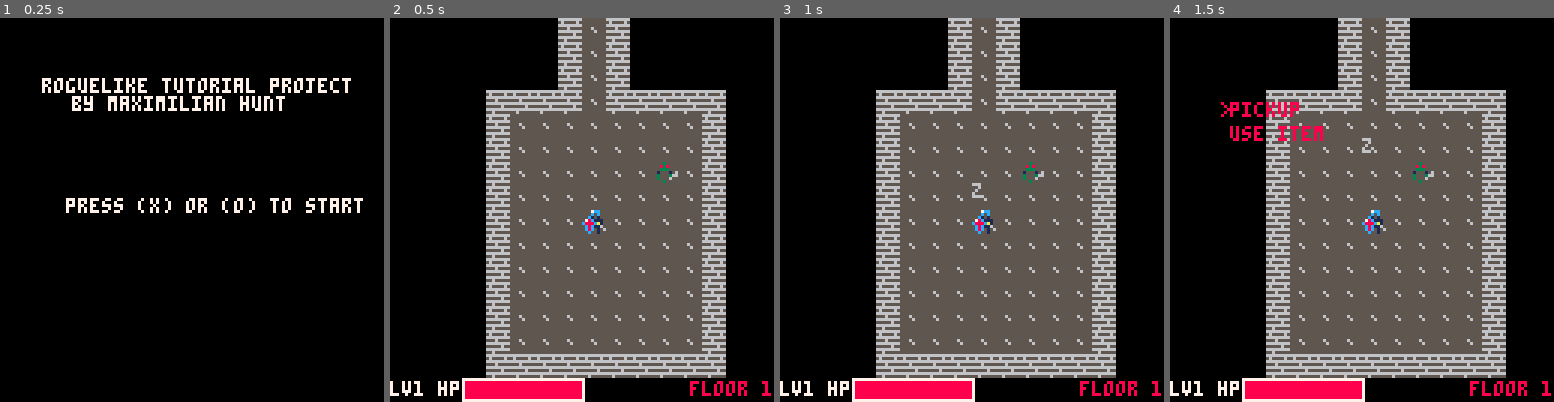
Above: before the commit, frames 1-4 (left to right).
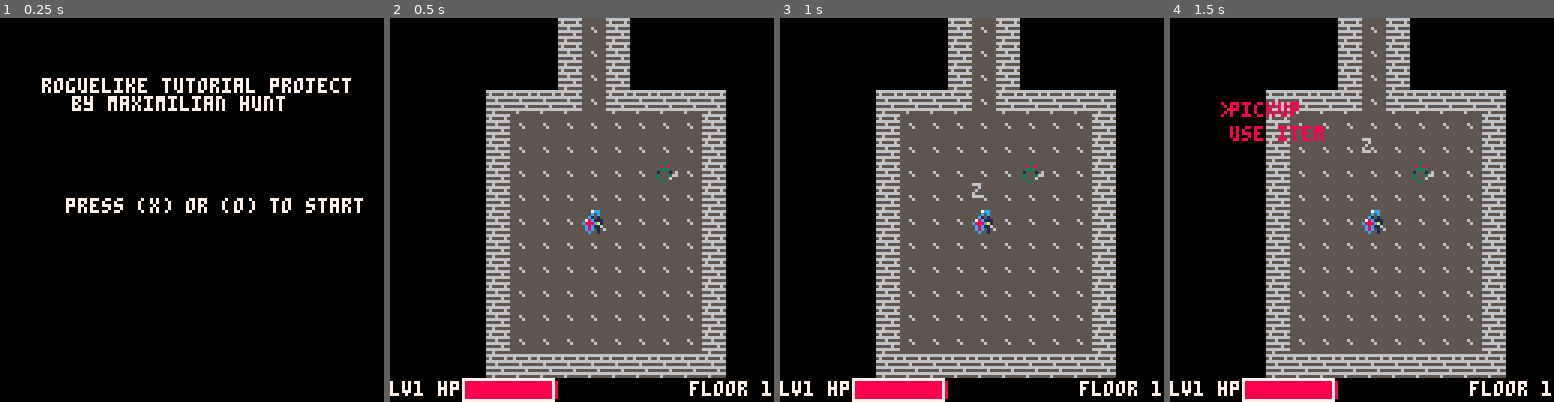
Above: after the commit, the same moments.

Repository: m-r-hunt/Pico-8-Carts
Game: PICO-8 cartridge rlt2021/cart.p8
Two runs of this game, one before a commit and one after it. Both use one fixed random seed, a clock stepped at 60 frames per second and the inputs below.
Inputs:
- Up to frame 1 (0.25 s): no input
- Up to frame 2 (0.5 s): tap X (X key) at 0.33 s
- Up to frame 3 (1 s): tap O (Z key) at 0.7 s
- Up to frame 4 (1.5 s): tap X (X key) at 1.07 s

Frame 1 is identical in both runs. In frame 2, 0.8% of the frame differs, in the area x 42-100%, y 93-100%; in frame 3, 0.8%; in frame 4, 0.8%.

Commit message:
Fix some miscellaneous issues

Diff:
--- a/rlt2021/flow.trm.lua
+++ b/rlt2021/flow.trm.lua
@@ -28,8 +28,8 @@
 	camera()
 	print("lv"..current_level,0,121,7)
 	print("hp",16,121,7)
-	rect(24,120,24+player.fighter.max_hp+10,127,7)
-	rectfill(25,121,24+player.fighter.hp+9,126,8)
+	rectfill(25,121,25+player.fighter.hp,126,8)
+	rect(24,120,24+player.fighter.max_hp,127,7)
 	print("floor "..dungeon_level,100,121)
 end
 
--- a/rlt2021/gameplay.trm.lua
+++ b/rlt2021/gameplay.trm.lua
@@ -25,7 +25,7 @@
 
 	takeDamage=function(self,amount)
 		self.hp-=amount
-		if self.hp<0 and self!=player then
+		if self.hp<0 and self.owner!=player then
 			self.owner.sprite+=16
 			self.owner.blocks=false
 			self.owner.name="Remains of "..self.owner.name
Not shown, changed: rlt2021/flow.trm
Not shown, changed: rlt2021/gameplay.trm
